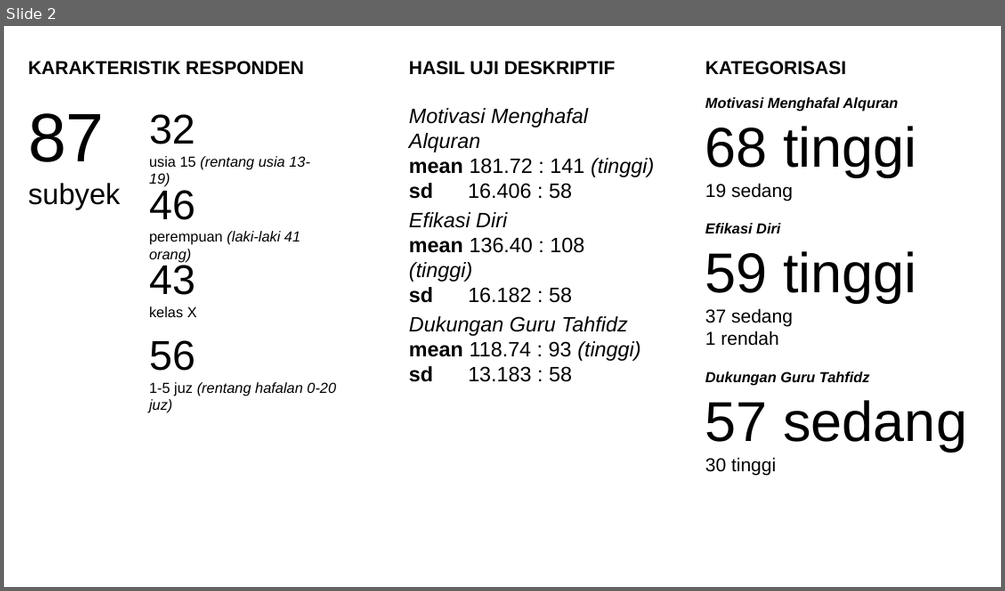
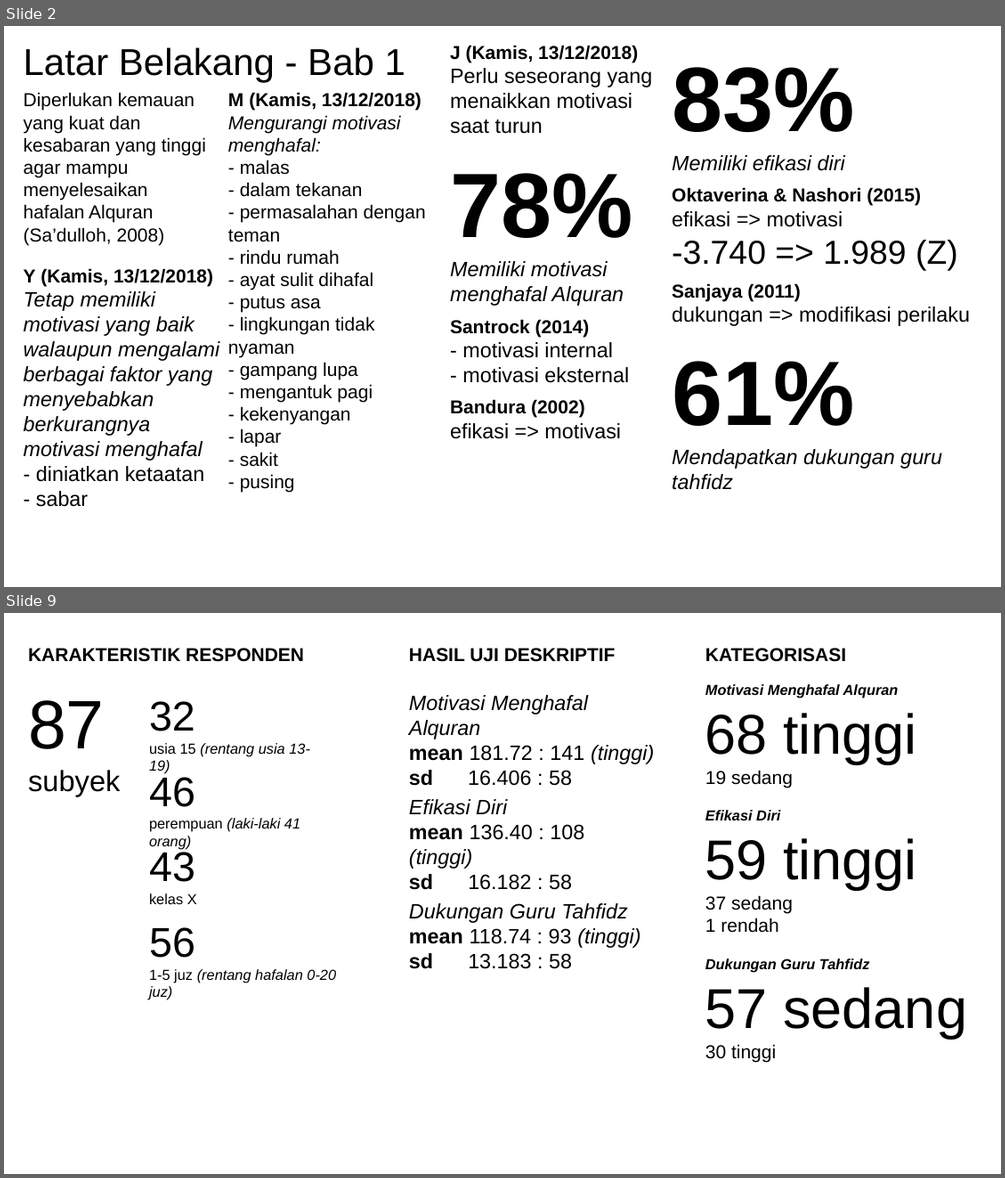
Before and after one commit to mzaini30/skripsi, a slide deck: pendadaran.pptx. Shown one above the other, each under a label of ours: slide 2 before the commit, slides 2 and 9 after it; the slides between them are not shown. The pictures are 1005x591 and 1005x1178 pixels, drawn with LibreOffice and Linux fonts; fonts in the diff are those of the drawing; background and template pictures are left out. Boxes give left, top, right and bottom in pixels: in the first picture for what was removed or moved away, otherwise in the second. Text is boxed around its words. In the diff, an @@ line names an element or a change of style, - is before the commit and + after.

```diff
--- a/pendadaran.pptx
+++ b/pendadaran.pptx
@@ slide 2 added at [4, 26, 1001, 587], background picture (left out) @@
@@ title added at [24, 47, 405, 83], 36 pt, text #000000 @@
+Latar Belakang - Bab 1
@@ text added at [450, 45, 653, 134], 20 pt, text #000000 @@
+J (Kamis, 13/12/2018)
+Perlu seseorang yang menaikkan motivasi saat turun
@@ text added at [672, 67, 854, 171], 20 pt, text #000000, italic @@
+83%
+Memiliki efikasi diri
@@ text added at [24, 92, 206, 245], 18 pt, text #000000 @@
+Diperlukan kemauan yang kuat dan kesabaran yang tinggi agar mampu menyelesaikan hafalan Alquran (Sa’dulloh, 2008)
@@ text added at [228, 92, 426, 491], 18 pt, text #000000 @@
+M (Kamis, 13/12/2018)
+Mengurangi motivasi menghafal:
+- malas
+- dalam tekanan
+- permasalahan dengan teman
+- rindu rumah
+- ayat sulit dihafal
+- putus asa
+- lingkungan tidak nyaman
+- gampang lupa
+- mengantuk pagi
+- kekenyangan
+- lapar
+- sakit
+- pusing
@@ text added at [450, 173, 632, 305], 20 pt, text #000000, italic @@
+78%
+Memiliki motivasi menghafal Alquran
@@ text added at [672, 187, 958, 270], 18 pt, text #000000 @@
+Oktaverina & Nashori (2015)
+efikasi => motivasi
+-3.740 => 1.989 (Z)
@@ text added at [24, 268, 219, 507], 20 pt, text #000000, italic @@
+Y (Kamis, 13/12/2018)
+Tetap memiliki motivasi yang baik walaupun mengalami berbagai faktor yang menyebabkan berkurangnya motivasi menghafal
+- diniatkan ketaatan
+- sabar
@@ text added at [672, 283, 970, 326], 20 pt, text #000000 @@
+Sanjaya (2011)
+dukungan => modifikasi perilaku
@@ text added at [450, 319, 629, 383], 20 pt, text #000000 @@
+Santrock (2014)
+- motivasi internal
+- motivasi eksternal
@@ text added at [672, 361, 942, 490], 20 pt, text #000000, italic @@
+61%
+Mendapatkan dukungan guru tahfidz
@@ text added at [450, 399, 621, 439], 20 pt, text #000000 @@
+Bandura (2002)
+efikasi => motivasi
@@ what was slide 2 is now slide 9 @@
```
Also in this commit, not shown: 2 slides changed, 8 other slides added, 1 slide removed, 2 other files.
